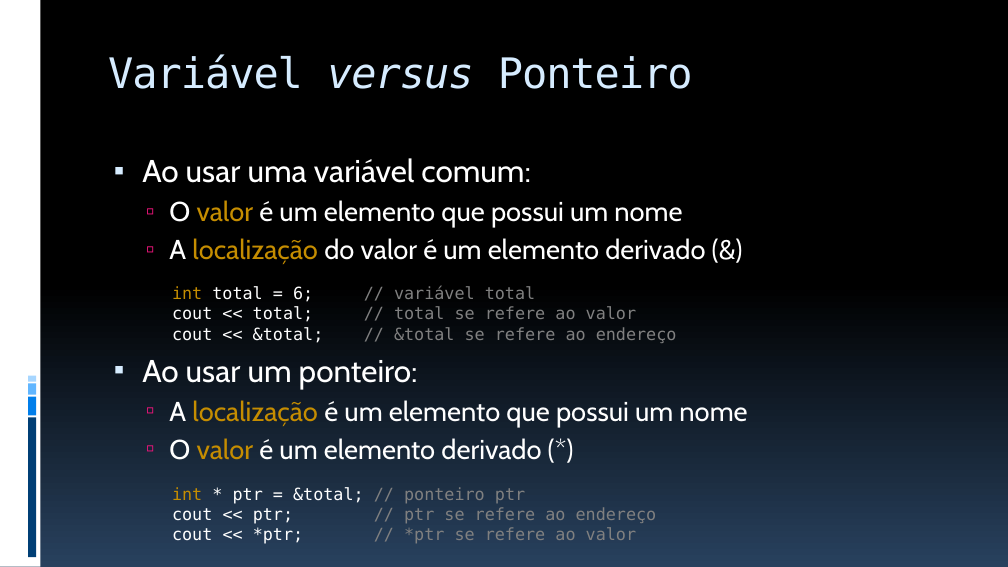
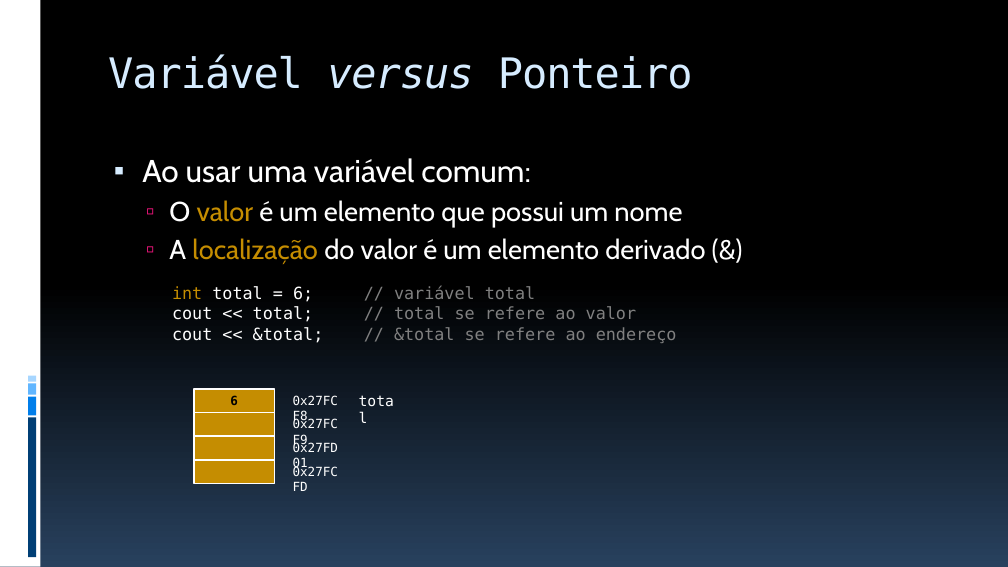
Before and after one commit to JudsonSS/ProgComp, a slide deck: slide 25 of Slides/14. Ponteiros.pptx. Drawn at 1008x567 pixels with LibreOffice and Linux fonts; fonts in the diff are those of the drawing. Boxes give left, top, right and bottom in pixels: in the first picture for what was removed or moved away, otherwise in the second. Text is boxed around its words. In the diff, an @@ line names an element or a change of style, - is before the commit and + after.

```diff
--- a/Slides/14. Ponteiros.pptx
+++ b/Slides/14. Ponteiros.pptx
@@ text at box(142, 360, 747, 460): paragraphs removed @@
-▪ Ao usar um ponteiro:
-  ▫ A localização é um elemento que possui um nome
-  ▫ O valor é um elemento derivado (*)
@@ group added at box(194, 389, 350, 483): 4 rectangles, 4 texts @@
+6
+0x27FCF8
+0x27FCF9
+0x27FCFD
+0x27FD01
@@ text removed at box(172, 487, 657, 544) @@
-int * ptr = &total; // ponteiro ptr
-cout << ptr; // ptr se refere ao endereço
-cout << *ptr; // *ptr se refere ao valor
```
Also in this commit, not shown: 24 other slides changed, 1 slide added, 6 other files.
